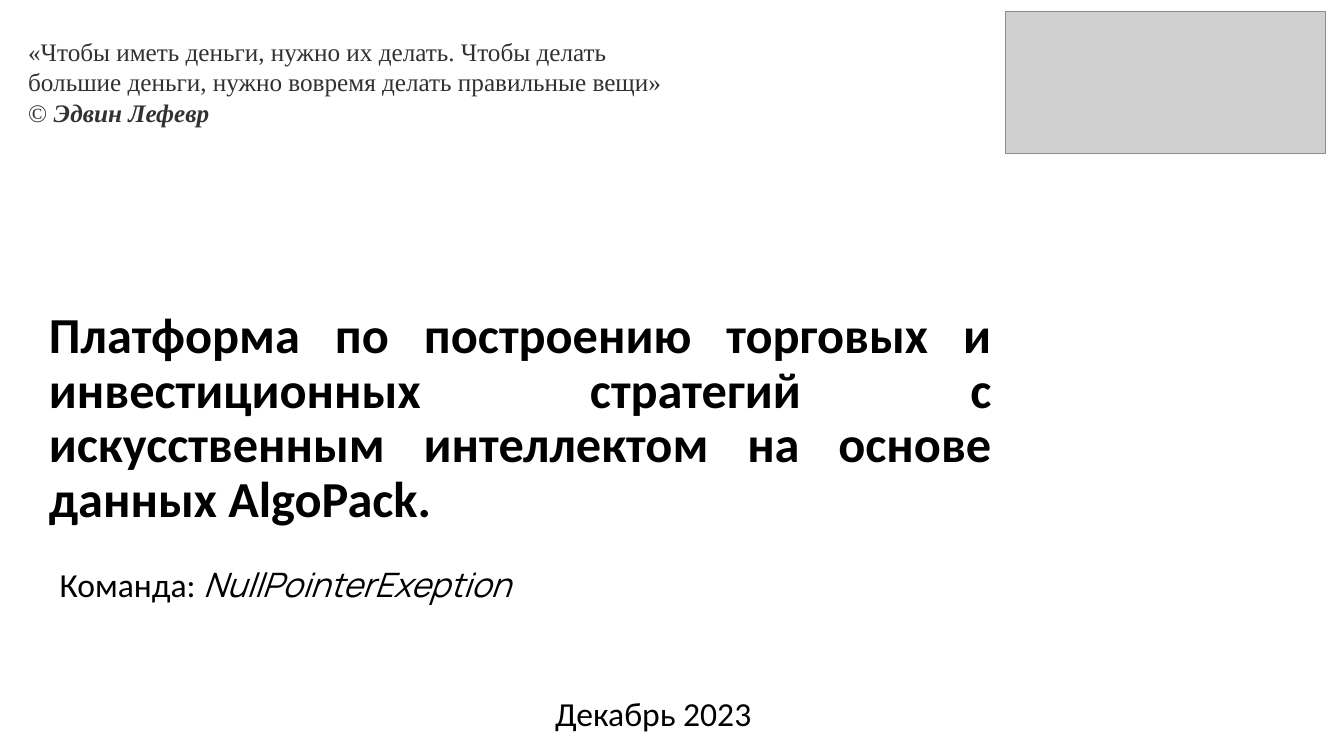
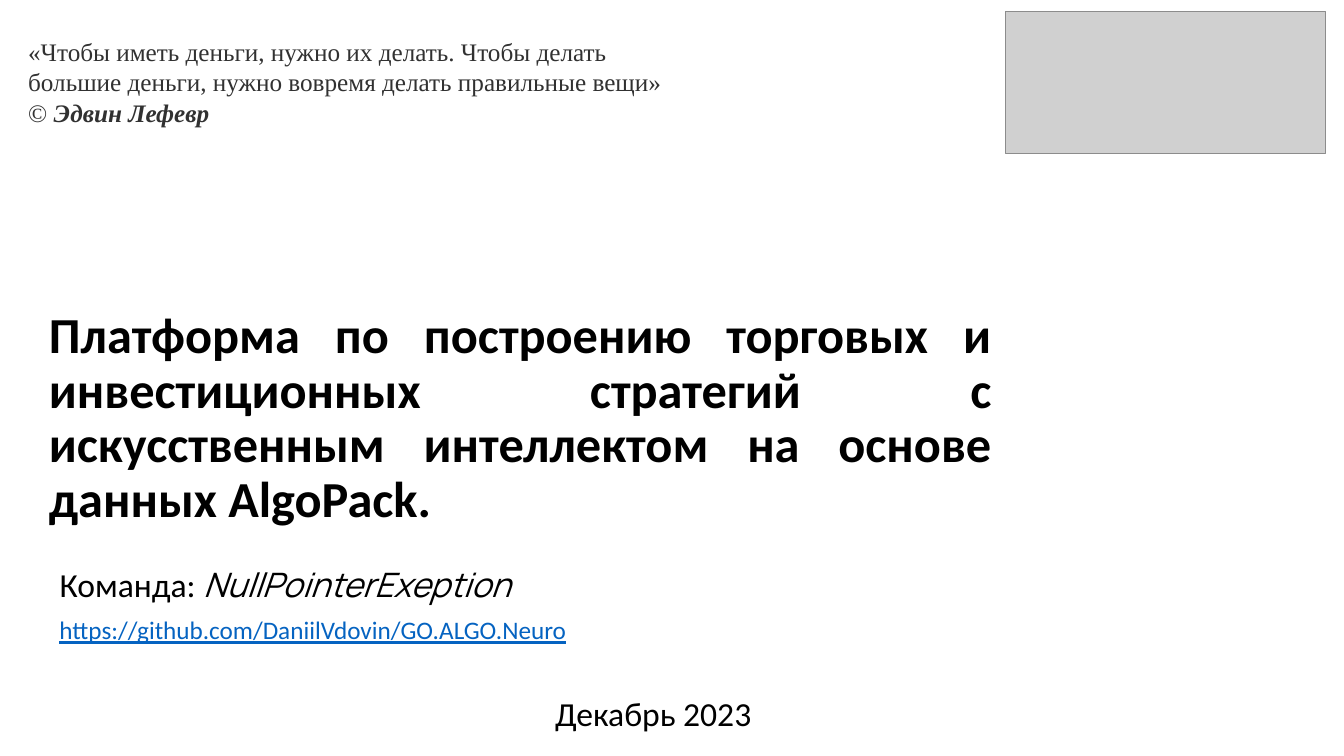
Before and after one commit to suenot/powerlife000-moex_hackaton, a slide deck: slide 1 of info/NullPointerExeption v1.pptx. Drawn at 1344x756 pixels with LibreOffice and Linux fonts; fonts in the diff are those of the drawing; grey boxes stand for pictures. Boxes give left, top, right and bottom in pixels: in the first picture for what was removed or moved away, otherwise in the second. Text is boxed around its words. In the diff, an @@ line names an element or a change of style, - is before the commit and + after.

```diff
--- a/info/NullPointerExeption v1.pptx
+++ b/info/NullPointerExeption v1.pptx
@@ text added at (x1=59, y1=621, x2=565, y2=644), 18 pt, text #0563C1, underline @@
+https://github.com/DaniilVdovin/GO.ALGO.Neuro
```
Also in this commit, not shown: 3 other slides changed, 13 other files.
